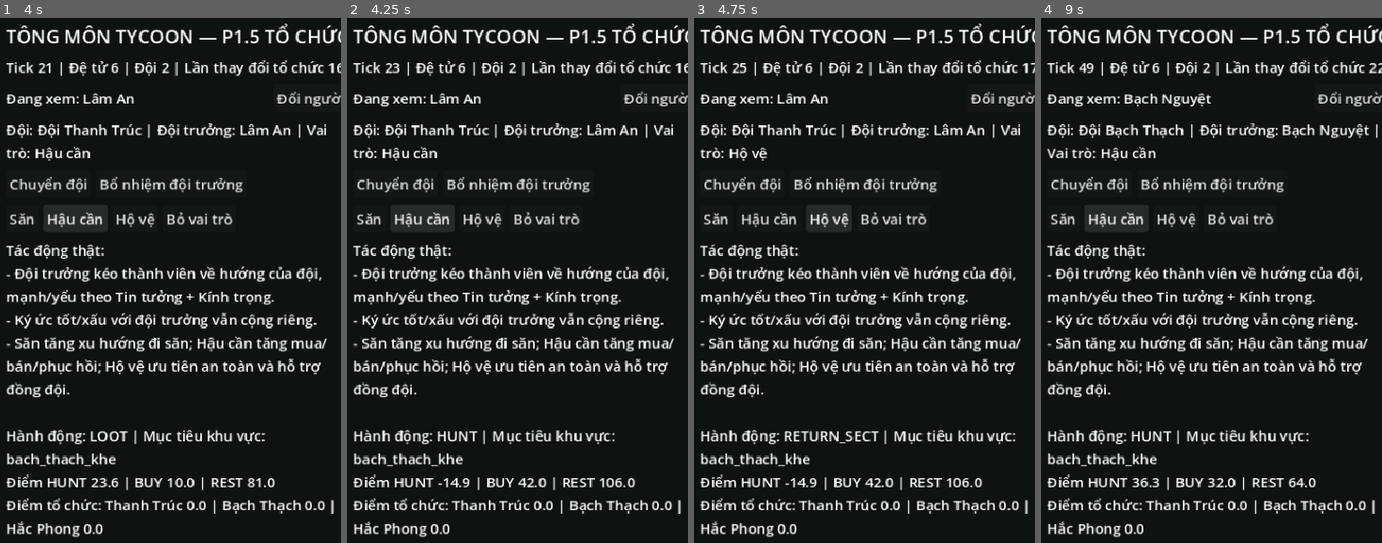
Above: before the commit, frames 1-4 (left to right).
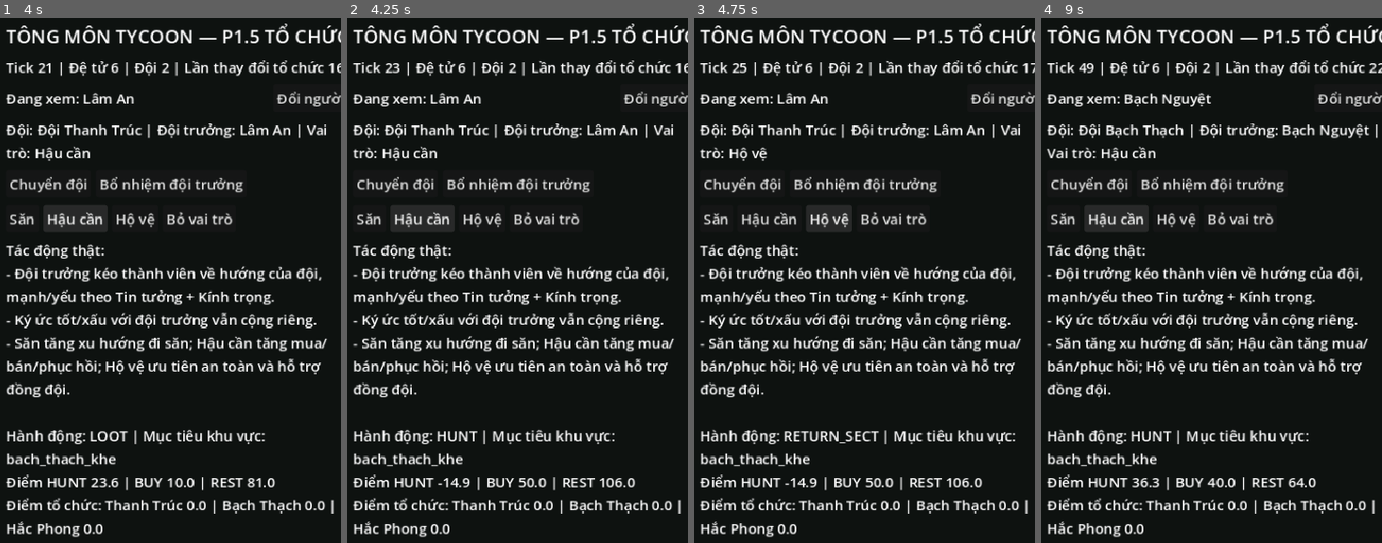
Above: after the commit, the same moments.

Repository: vuanhtuan161094-byte/TongMonBaDao
Game: Godot game, scene res://scenes/p1/p1_5_organization.tscn
Two runs of this game, one before a commit and one after it. Both use one fixed random seed, a clock stepped at 60 frames per second and the inputs below. This scene is started directly instead of the project's main scene.
Inputs:
- Up to frame 1 (4 s): click "Đổi người" at 0.5 s; click "Chuyển đội" at 1.25 s; click "Bổ nhiệm đội trưởng" at 2 s; click "Săn" at 2.75 s; click "Hậu cần" at 3.5 s
- Up to frame 2 (4.25 s): no input
- Up to frame 3 (4.75 s): click "Hộ vệ" at 4.25 s
- Up to frame 4 (9 s): click "Bỏ vai trò" at 5 s; click "Đổi người" at 5.75 s; click "Chuyển đội" at 6.5 s; click "Bổ nhiệm đội trưởng" at 7.25 s; click "Săn" at 8 s; click "Hậu cần" at 8.75 s

Frame 1 is identical in both runs. In frame 2, less than 0.1% of the frame differs, in the area x 50-56%, y 87-90%; in frame 3, less than 0.1%; in frame 4, less than 0.1%.

Commit message:
fix: make logistics assignment behaviorally decisive

Diff:
--- a/godot/src/simulation/organization/organization_system.gd
+++ b/godot/src/simulation/organization/organization_system.gd
@@ -125,7 +125,7 @@
             scores["REST"] = float(scores.get("REST", 0.0)) - 5.0
         ROLE_LOGISTICS:
             scores["HUNT"] = float(scores.get("HUNT", 0.0)) - 16.0
-            scores["BUY"] = float(scores.get("BUY", 0.0)) + 32.0
+            scores["BUY"] = float(scores.get("BUY", 0.0)) + 40.0
             scores["SELL"] = float(scores.get("SELL", 0.0)) + 18.0
             scores["REST"] = float(scores.get("REST", 0.0)) + 10.0
         ROLE_GUARD:
